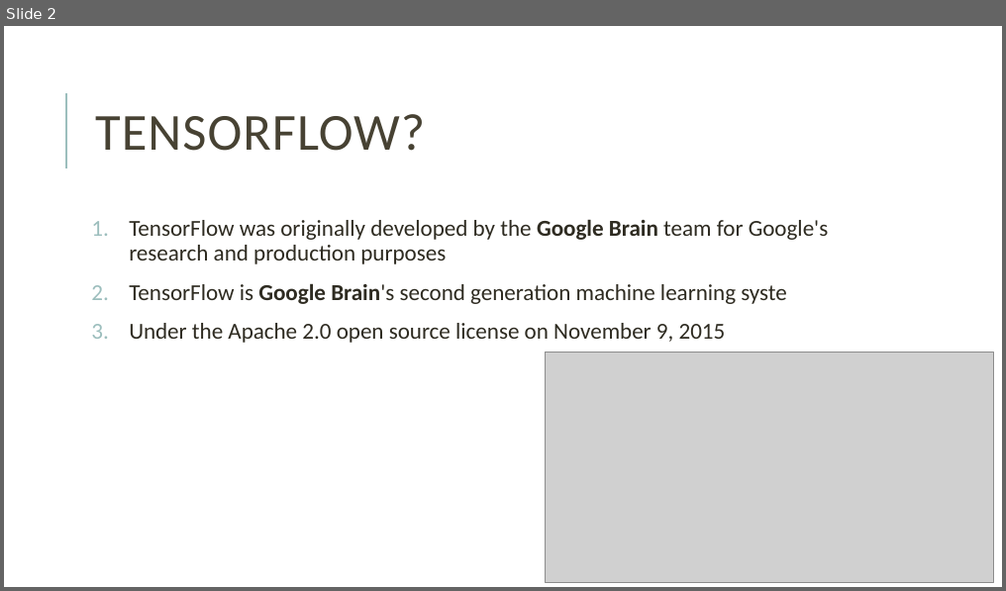
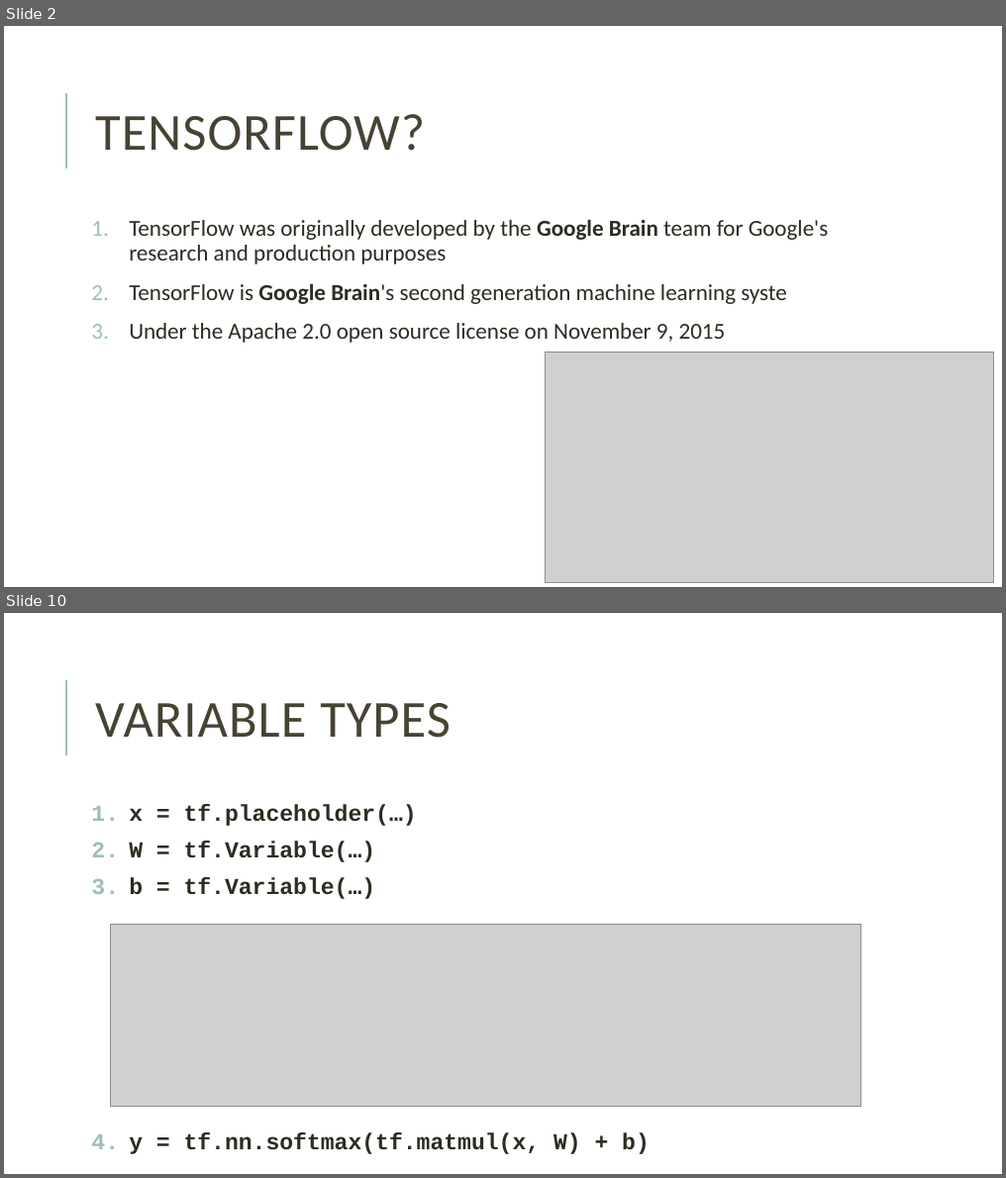
Before and after one commit to yoon-gu/tensorflow-tutorial, a slide deck: tensorflow_slides.pptx. Shown one above the other, each under a label of ours: slide 2 before the commit, slides 2 and 10 after it; the slides between them are not shown. The pictures are 1006x591 and 1006x1178 pixels, drawn with LibreOffice and Linux fonts; fonts in the diff are those of the drawing; grey boxes stand for pictures. Boxes give left, top, right and bottom in pixels: in the first picture for what was removed or moved away, otherwise in the second. Text is boxed around its words. In the diff, an @@ line names an element or a change of style, - is before the commit and + after.

```diff
--- a/tensorflow_slides.pptx
+++ b/tensorflow_slides.pptx
@@ slide 10 added at <box>4,613,1002,1174</box>, background #FFFFFF; not listed: 1 template element that a slide beside it also shows @@
@@ title added at <box>95,703,450,738</box>, 50 pt, text #474233 @@
+VARIABLE TYPES
@@ text added at <box>129,804,649,1155</box>, 22 pt, text #2E2B21, bold @@
+1. x = tf.placeholder(…)
+2. W = tf.Variable(…)
+3. b = tf.Variable(…)
+4. y = tf.nn.softmax(tf.matmul(x, W) + b)
@@ picture added at <box>111,924,861,1106</box> @@
```
Also in this commit, not shown: 9 other slides added, 1 slide removed.
